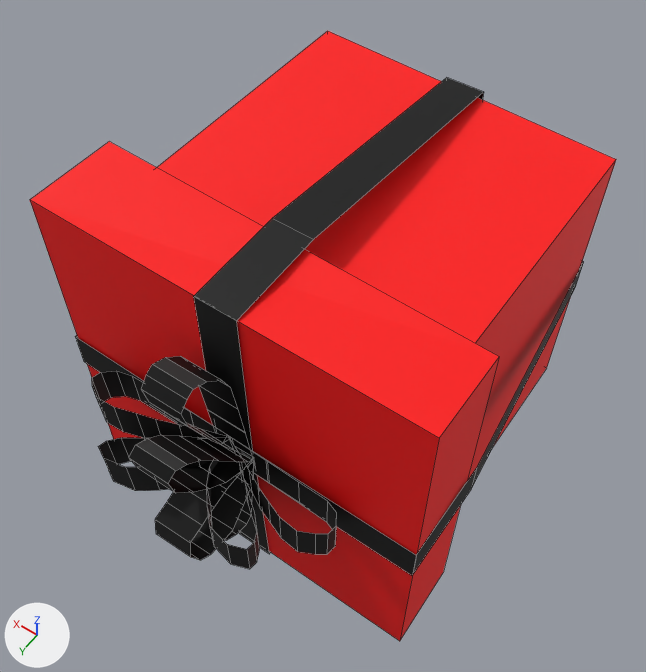
The COLLADA model models/gift.dae, before and after one commit.
The view is the same before and after, from a 50 mm camera at (-0.019, 0.0308, 0.0425) aimed at (0.0001, 0.0041, 0.0005). The lights are fixed; the arrows at lower left show +X, +Y and +Z. Mesh edges are drawn as thin lines. Where no turn or scale is listed for an object, it has been applied to the vertices.

The scene before the commit, as lines of its bpy script (objects in view):
```python
me_cube_005 = bpy.data.meshes.new('Cube_005')
me_cube_005.from_pydata(...)  # 16 vertices, 12 faces; spans x -0.0128..0.0108, y -0.0094..0.0132, z 0.0065..0.03
me_cube_005.materials.append(mat_material_003)  # red #ff0000
me_cube_005_geometry = bpy.data.meshes.new('Cube_005-Geometry')
me_cube_005_geometry.from_pydata(...)  # 118 vertices, 62 faces; spans x -0.002..0.0025, y -0.01..0.0181, z -0.0119..0.0119
me_cube_005_geometry.materials.append(mat_material_002)  # black #000000
me_cube_005_geometry001 = bpy.data.meshes.new('Cube_005-Geometry001')
me_cube_005_geometry001.from_pydata(...)  # 118 vertices, 62 faces; spans x -0.0118..0.0118, y -0.01..0.0181, z -0.002..0.0024
me_cube_005_geometry001.materials.append(mat_material)  # black #000000
ob_cube = bpy.data.objects.new('Cube', me_cube_005)
ob_cube.location = (0.00099, -0.00041, -0.01816)
ob_cube_001 = bpy.data.objects.new('Cube_001', me_cube_005_geometry001)
ob_cube_001.location = (0.0, 0.0, 0.0)
ob_cube_002 = bpy.data.objects.new('Cube_002', me_cube_005_geometry)
ob_cube_002.location = (0.0, 0.0, 0.0)
```
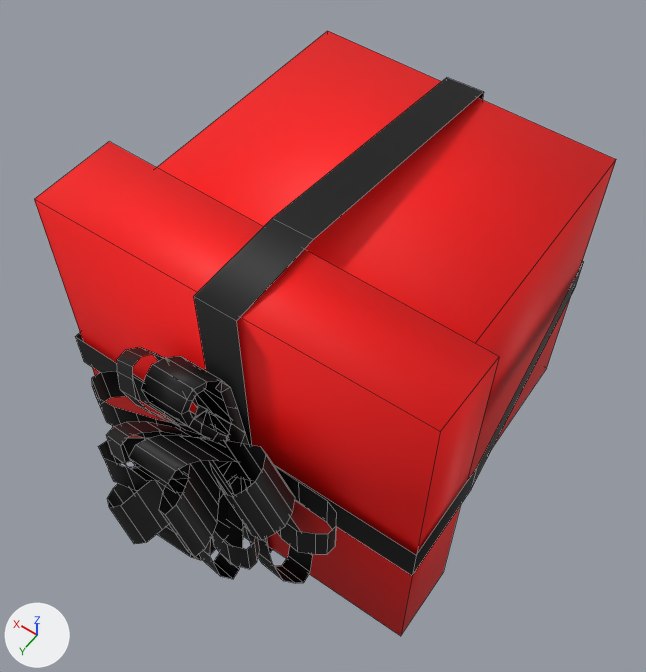
Commit message: Update modelu bonusu.

Pixel boxes (x1, y1, x2, y2) of what changed, in the pictures (646 x 672 px; the box of a moved part takes in the faces that stretch with it):
'Cube', reshaped, shading changed
    before: (30, 31, 616, 641)
    after: (34, 31, 616, 636)
'Cube_004', added (black)
    after: (107, 438, 295, 557)
'Cube_003', added (black)
    after: (106, 347, 313, 583)
part 1 of me_cube_005, moved or reshaped
    before: (30, 142, 499, 641)
    after: (34, 142, 499, 636)
part 2 of me_cube_005, shading changed
    both: (157, 31, 616, 481)
part 3 of me_cube_005_geometry, built on
    before: (199, 386, 252, 500)
    after: (182, 381, 245, 446)

The edits, one by one:
me_cube_005 has 16 vertices, 12 faces and spans x -0.0128..0.0108, y -0.0094..0.0132, z 0.0065..0.03.
me_cube_005 is used by ob_cube; location (0.00099, -0.00041, -0.01816).
Part 1, on me_cube_005:
Vertex 8 of me_cube_005 moves from (-0.0128, 0.0132, 0.0299) at pixel (439, 438) to (-0.0127, 0.0129, 0.0299) at pixel (440, 431).
Vertex 11 of me_cube_005 moves from (0.0108, 0.0131, 0.0299) at pixel (29, 199) to (0.0106, 0.013, 0.0299) at pixel (34, 199).
Vertex 12 of me_cube_005 moves from (-0.0128, 0.0132, 0.0066) at pixel (399, 641) to (-0.0127, 0.0129, 0.0066) at pixel (400, 636).
Vertex 15 of me_cube_005 moves from (0.0108, 0.0131, 0.0066) to (0.0106, 0.013, 0.0066).
me_cube_005 part 2: all faces are now shaded smooth (12 of 12 changed).
me_cube_005_geometry is used by ob_cube_002; location (0.0, 0.0, 0.0).
me_cube_005_geometry had 118 vertices, 62 faces and spanned x -0.002..0.0025, y -0.01..0.0181, z -0.0119..0.0119.
me_cube_005_geometry now has 166 vertices, 118 faces and spans x -0.002..0.0025, y -0.01..0.0181, z -0.0119..0.0119.
Part 3, on me_cube_005_geometry:
2 vertices are removed from x 0.0011..0.0012, y 0.0131, z -0.0027..0.0026.
4 faces are deleted.
50 vertices are added at x -0.001..0.0022, y 0.013..0.0153, z -0.0073..0.0073.
60 new faces join them.
me_cube_005_geometry part 4: the surface is now shaded smooth.
Mesh me_cube_005_geometry_1 is new.
It has 104 vertices, 54 faces and spans x -0.00426..0.00744, y 0.01229..0.01816, z -0.00858..0.00562.
It uses material mat_material (black #000000).
Mesh me_cube_005_1 is new.
It has 104 vertices, 54 faces and spans x -0.0052..0.00745, y 0.01257..0.01835, z -0.00657..0.00702.
It uses material mat_material (black #000000).
Object 'Cube_003' (ob_cube_003) is new; it shows me_cube_005_geometry_1.
Its location is (-0.00243, 0.00041, 0.00236).
Object 'Cube_004' (ob_cube_004) is new; it shows me_cube_005_1.
Its location is (-0.00168, 0.0014, -0.00042).
